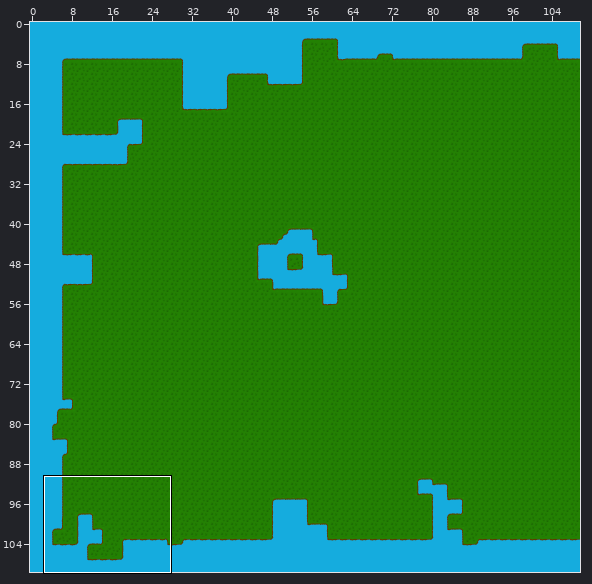
Level history. Tiled map: TiledMap/Ruin0/Ruin0_map_tiled.tmx. Above: a wide view before the commit, with the close-up outlined.
Close-up. Earlier state:
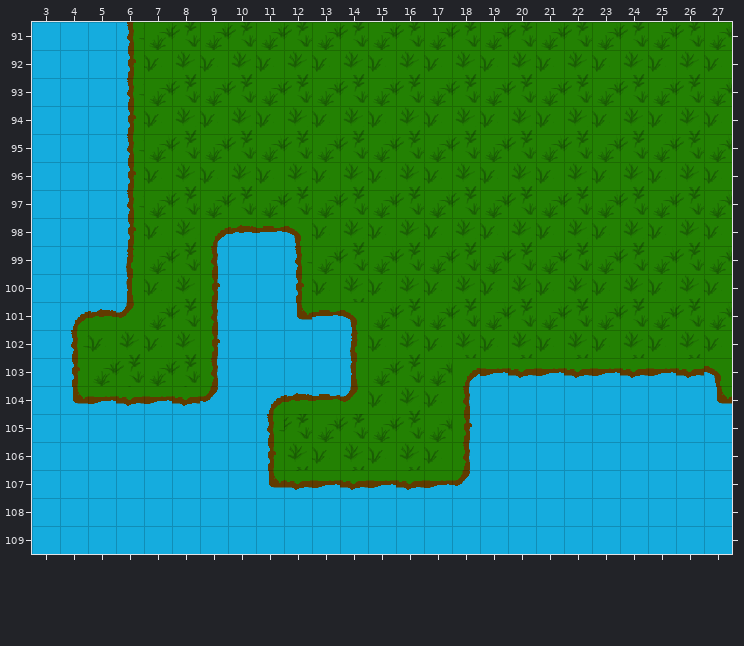
Cells are 32x32 px. Shown: x 3..27, y 91..109. The commit also changed other parts of the map, which this record leaves out.
Now the later version:
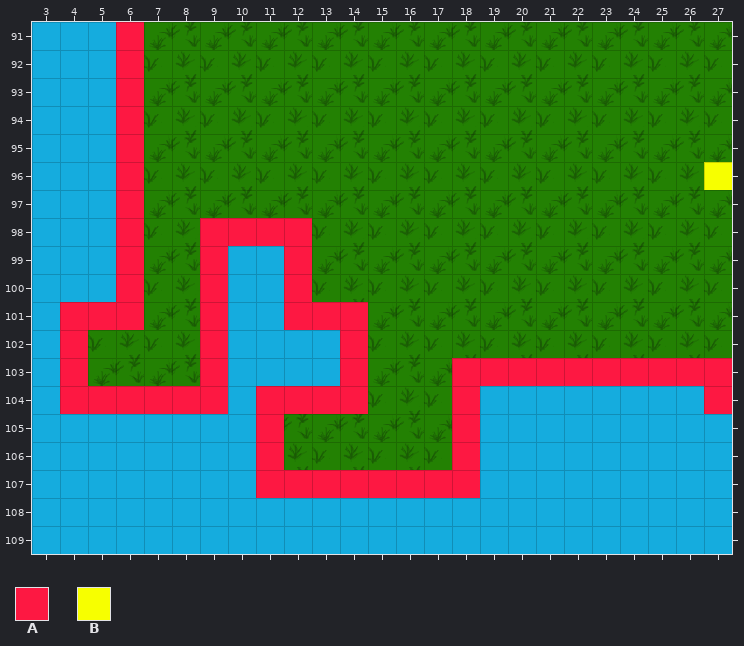
Key: from "Obstacles": A 3 "Invisible_block", B 5 "EnemyStart_Block".
_ is an empty cell, . an unchanged one.
Tiles of an added or newly shown layer are drawn over the layers below it.
Change:
--- layer "obstacles" (now shown)
@@ x 4..27 @@
- 91 .._.....................
- 92 .._.....................
- 93 .._.....................
- 94 .._.....................
- 95 .._.....................
- 96 .._...................._
- 97 .._.....................
- 98 .._..____...............
- 99 .._.._.._...............
-100 .._.._.._...............
-101 ___.._..___.............
-102 _...._...._.............
-103 _...._...._...__________
-104 ______.____..._........_
-105 ......._......_.........
-106 ......._......_.........
-107 .......________.........
+ 91 ..A.....................
+ 92 ..A.....................
+ 93 ..A.....................
+ 94 ..A.....................
+ 95 ..A.....................
+ 96 ..A....................B
+ 97 ..A.....................
+ 98 ..A..AAAA...............
+ 99 ..A..A..A...............
+100 ..A..A..A...............
+101 AAA..A..AAA.............
+102 A....A....A.............
+103 A....A....A...AAAAAAAAAA
+104 AAAAAA.AAAA...A........A
+105 .......A......A.........
+106 .......A......A.........
+107 .......AAAAAAAA.........
Boxes around the changes in both close-ups, in picture pixels (x1, y1, x2, y2):
added: (60, 22, 732, 498)
